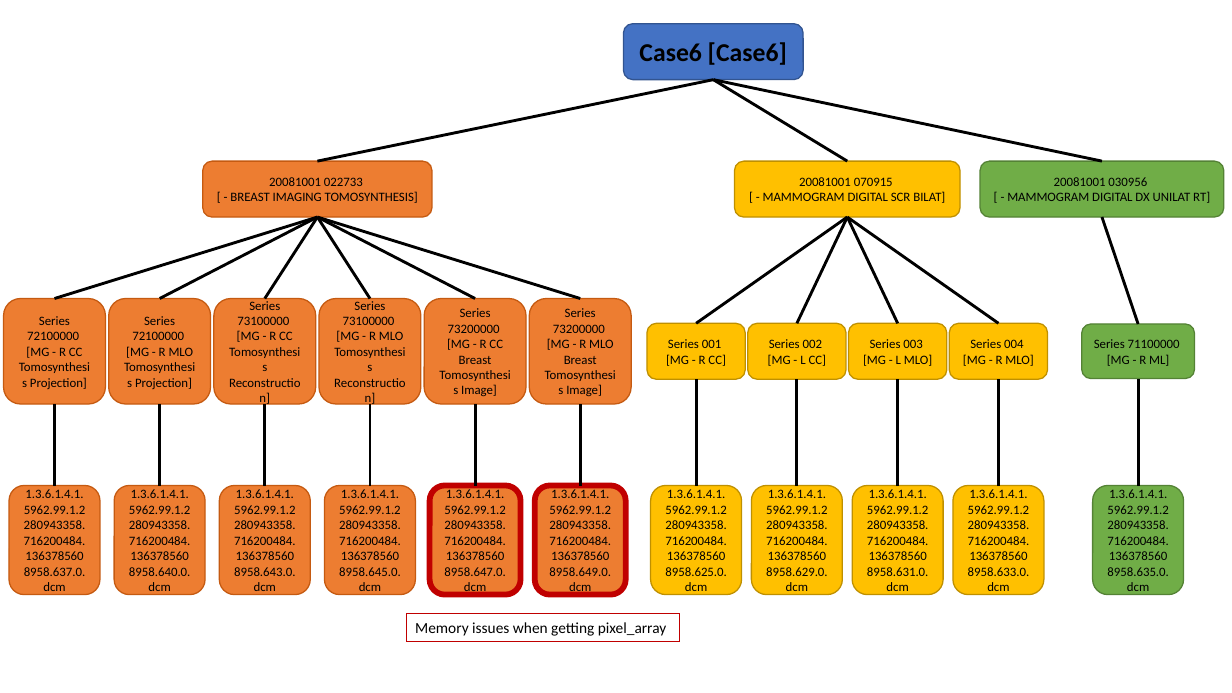
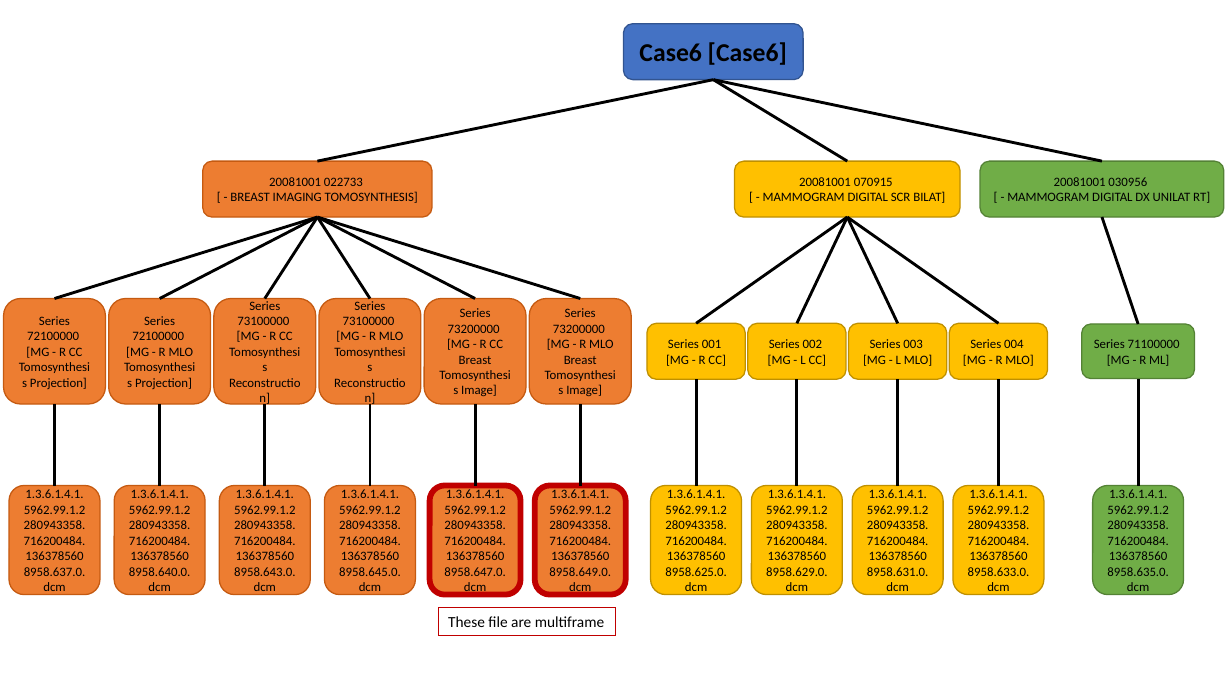
Before and after one commit to Jay-Miles/dicom, a slide deck: slide 1 of download_structure.pptx. Drawn at 1232x693 pixels with LibreOffice and Linux fonts; fonts in the diff are those of the drawing. Boxes give left, top, right and bottom in pixels: in the first picture for what was removed or moved away, otherwise in the second. Text is boxed around its words. In the diff, an @@ line names an element or a change of style, - is before the commit and + after.

```diff
--- a/download_structure.pptx
+++ b/download_structure.pptx
@@ rectangle "These file are multiframe": place and size @@
-rectangle "These file are multiframe" at box(406, 614, 679, 641)
+rectangle "These file are multiframe" at box(439, 607, 616, 635)
@@ text in rectangle at box(448, 616, 605, 627): text changed @@
-Memory issues when getting pixel_array
+These file are multiframe
```
Also in this commit, not shown: 1 other file.
